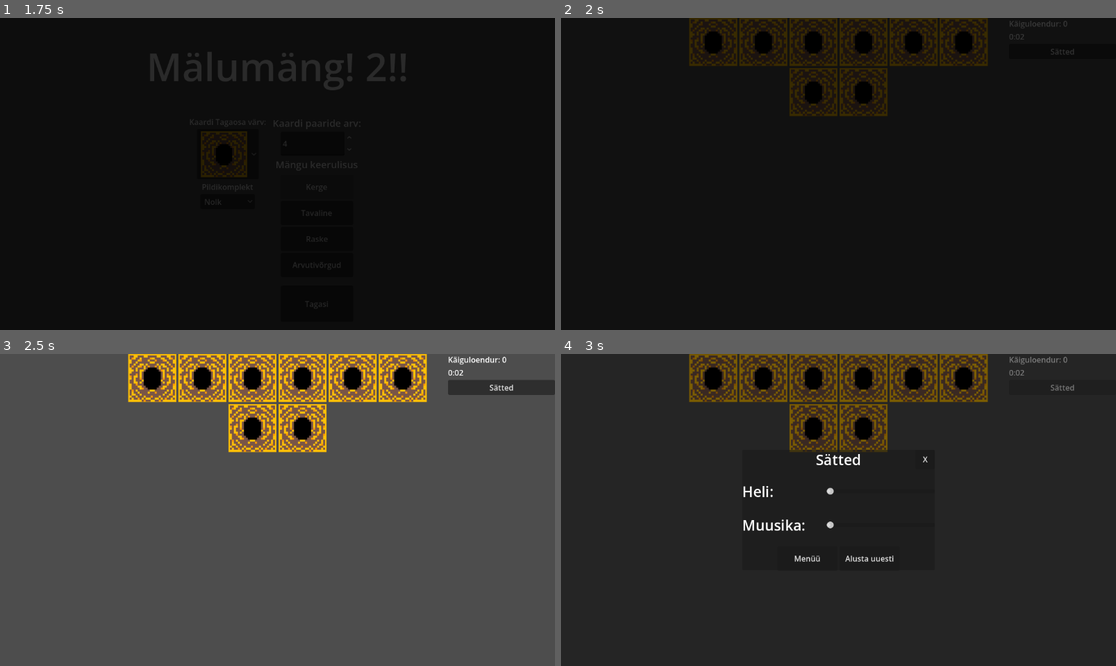
Above: before the commit, frames 1-4 (two rows, left to right).
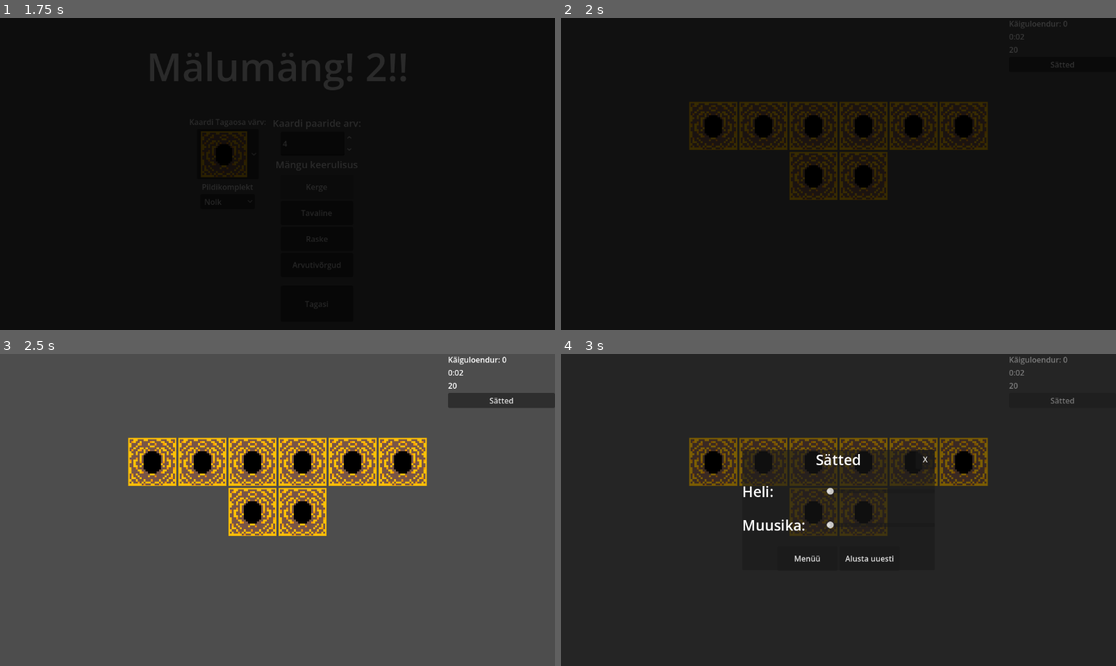
Above: after the commit, the same moments.

Repository: sander-lele/Memory
Game: Godot game, scene res://scenes/game_scenes/title.tscn
The game is run twice, just before and just after one commit, with the same random seed, the same clock (stepped at 60 frames per second) and the same inputs. The engine's default icon, where the game draws it, is replaced by a stand-in: a white triangle on a blue panel in a dark square.
Inputs (mouse positions are in pixels of both pictures, inside the frame that each line leads up to):
- Up to frame 1 (1.75 s): click "Alusta" at 0.5 s; click "Kerge" at 1.25 s
- Up to frame 2 (2 s): no input
- Up to frame 3 (2.5 s): click (149, 378) at 2.02 s
- Up to frame 4 (3 s): click "Sätted" at 2.75 s

Frame 1 is identical in both runs. In frame 2, 7.6% of the frame differs, in the area x 23-93%, y 0-59%; in frame 3, 22%, in the area x 23-100%, y 0-59%; in frame 4, 11%.
Error before the commit: Trying to assign a dictionary of type "Dictionary" to a variable of type "Dictionary[String, Array]". (res://scenes/game_parts/Global.gd:35)

Commit message:
Memory 0.7
There are now events, a lose condition and cats

Diff:
--- a/project.godot
+++ b/project.godot
@@ -22,6 +22,7 @@
 [global_group]
 
 card_button=""
+evil_cat=""
 
 [physics]
 
@@ -29,6 +30,7 @@
 
 [rendering]
 
+textures/canvas_textures/default_texture_filter=0
 rendering_device/driver.windows="d3d12"
 renderer/rendering_method="gl_compatibility"
 renderer/rendering_method.mobile="gl_compatibility"
--- /dev/null
+++ b/scenes/events/evil_cat_spawner.gd
@@ -0,0 +1,18 @@
+extends Node2D
+
+var EvilCatScene = preload("res://scenes/game_parts/evil_cat.tscn")
+
+
+func _on_duration_timeout() -> void:
+	for cat in $Cats.get_children():
+		cat.die()
+	$SpawnInterval.stop()
+	await get_tree().create_timer(5).timeout
+	queue_free()
+
+func _on_spawn_interval_timeout() -> void:
+	var EvilCatInstance : CharacterBody2D = EvilCatScene.instantiate()
+	EvilCatInstance.position = $SpawnPoints.get_child(randi_range(0,3)).position
+	EvilCatInstance.speed = randi_range(180,300)
+	EvilCatInstance.steer_force = randf_range(45,90)
+	$Cats.add_child(EvilCatInstance)
--- /dev/null
+++ b/scenes/events/evil_cat_spawner_long.tscn
@@ -0,0 +1,34 @@
+[gd_scene format=3 uid="uid://d3ed5164ya00e"]
+
+[ext_resource type="Script" uid="uid://bulskp68ry6u6" path="res://scenes/events/evil_cat_spawner.gd" id="1_3cv71"]
+
+[node name="EvilCatSpawnerSwarm" type="Node2D" unique_id=938854887]
+script = ExtResource("1_3cv71")
+
+[node name="Duration" type="Timer" parent="." unique_id=442394229]
+wait_time = 4096.0
+one_shot = true
+autostart = true
+
+[node name="SpawnInterval" type="Timer" parent="." unique_id=538298104]
+wait_time = 30.0
+autostart = true
+
+[node name="SpawnPoints" type="Node2D" parent="." unique_id=110057252]
+
+[node name="SpawnPoint1" type="Marker2D" parent="SpawnPoints" unique_id=153370976]
+position = Vector2(551, -74)
+
+[node name="SpawnPoint2" type="Marker2D" parent="SpawnPoints" unique_id=1777197965]
+position = Vector2(1247, 322)
+
+[node name="SpawnPoint3" type="Marker2D" parent="SpawnPoints" unique_id=1332923789]
+position = Vector2(571, 749)
+
+[node name="SpawnPoint4" type="Marker2D" parent="SpawnPoints" unique_id=372134095]
+position = Vector2(-136, 309)
+
+[node name="Cats" type="Node2D" parent="." unique_id=430850745]
+
+[connection signal="timeout" from="Duration" to="." method="_on_duration_timeout"]
+[connection signal="timeout" from="SpawnInterval" to="." method="_on_spawn_interval_timeout"]
--- /dev/null
+++ b/scenes/events/evil_cat_spawner_swarm.tscn
@@ -0,0 +1,33 @@
+[gd_scene format=3 uid="uid://dkiqhoemokydy"]
+
+[ext_resource type="Script" uid="uid://bulskp68ry6u6" path="res://scenes/events/evil_cat_spawner.gd" id="1_qkjtt"]
+
+[node name="EvilCatSpawnerSwarm" type="Node2D" unique_id=938854887]
+script = ExtResource("1_qkjtt")
+
+[node name="Duration" type="Timer" parent="." unique_id=442394229]
+wait_time = 20.0
+one_shot = true
+autostart = true
+
+[node name="SpawnInterval" type="Timer" parent="." unique_id=538298104]
+autostart = true
+
+[node name="SpawnPoints" type="Node2D" parent="." unique_id=110057252]
+
+[node name="SpawnPoint1" type="Marker2D" parent="SpawnPoints" unique_id=153370976]
+position = Vector2(551, -74)
+
+[node name="SpawnPoint2" type="Marker2D" parent="SpawnPoints" unique_id=1777197965]
+position = Vector2(1247, 322)
+
+[node name="SpawnPoint3" type="Marker2D" parent="SpawnPoints" unique_id=1332923789]
+position = Vector2(571, 749)
+
+[node name="SpawnPoint4" type="Marker2D" parent="SpawnPoints" unique_id=372134095]
+position = Vector2(-136, 309)
+
+[node name="Cats" type="Node2D" parent="." unique_id=430850745]
+
+[connection signal="timeout" from="Duration" to="." method="_on_duration_timeout"]
+[connection signal="timeout" from="SpawnInterval" to="." method="_on_spawn_interval_timeout"]
--- a/scenes/game_parts/Global.gd
+++ b/scenes/game_parts/Global.gd
@@ -6,7 +6,8 @@
 var CardPictureSet : String = ""
 #This stores the data of the diffrent difficulties. From left to right:
 #Time, Drawcount, Number of card pairs
-var BestTime : Dictionary[String,Array] = {
+#Note all the values have to be floats. I guess GDscript is not a fan of arrays of diffrent value types
+var BestTime : Dictionary = {
 "Easy":[0.0,0,0],
 "Normal":[0.0,0,0],
 "Hard":[0.0,0,0],
@@ -15,7 +16,7 @@
 
 func NewBestTime(GameTime : float,DrawCount : int):
 	var CurrentDiffTime = BestTime[GameDifficulty]
-	if CurrentDiffTime == [0.0,0,0]:
+	if CurrentDiffTime == [0.0,0.0,0.0]:
 		BestTime[GameDifficulty] = [GameTime, DrawCount,CardPairCount]
 	elif CurrentDiffTime[0] > GameTime or CurrentDiffTime[1] > DrawCount or CurrentDiffTime[2] > CardPairCount:
 		BestTime[GameDifficulty] = [GameTime, DrawCount,CardPairCount]
@@ -31,5 +32,7 @@
 
 func load_from_file():
 	var file = FileAccess.open("res://save_game.dat", FileAccess.READ)
-	var content = file.get_as_text()
-	BestTime = JSON.parse_string(content) as Dictionary[String, Array]
+	if file != null:
+		var content = file.get_as_text()
+		var parsed_dict = JSON.parse_string(content)
+		BestTime = parsed_dict as Dictionary[String, Array]
--- /dev/null
+++ b/scenes/game_parts/event_spawner.gd
@@ -0,0 +1,11 @@
+extends Node2D
+
+@export var Events : Array[PackedScene]
+var Difficulty : String = Global.GameDifficulty
+
+func _ready() -> void:
+	_on_event_timer_timeout()
+
+func _on_event_timer_timeout() -> void:
+	var EventInstance = Events[1].instantiate()
+	add_child(EventInstance)
--- /dev/null
+++ b/scenes/game_parts/evil_cat.gd
@@ -0,0 +1,29 @@
+extends CharacterBody2D
+
+@export var speed = 180
+@export var steer_force = 45.0
+
+var acceleration : Vector2 = Vector2.ZERO
+var angle : float = 0
+
+func seek():
+	var steer : Vector2 = Vector2.ZERO
+	var desired : Vector2 = (get_global_mouse_position() - global_position).normalized() * speed
+	steer = (desired - velocity).normalized() * steer_force
+	return steer
+
+func _physics_process(delta):
+	acceleration += seek()
+	velocity += acceleration * delta
+	velocity = velocity.limit_length(speed)
+	angle = velocity.angle()
+	position += velocity * delta
+
+func die():
+	$CPUParticles2D.emitting = false
+	$DeadParticle.emitting = true
+	$Sprite2D.visible = false
+	$CollisionShape2D.set_deferred("disabled",true)
+
+func _on_cpu_particles_2d_finished() -> void:
+	queue_free()
--- /dev/null
+++ b/scenes/game_parts/evil_cat.tscn
@@ -0,0 +1,50 @@
+[gd_scene format=3 uid="uid://daywy1unfjjsx"]
+
+[ext_resource type="Script" uid="uid://dwxqpcmkalfs7" path="res://scenes/game_parts/evil_cat.gd" id="1_s8fjv"]
+[ext_resource type="Texture2D" uid="uid://bj6w7c284n4df" path="res://assets/game_assets/evil_cat.png" id="2_yg77o"]
+[ext_resource type="Texture2D" uid="uid://po568gs7gcer" path="res://assets/game_assets/evil_cat_hurt.png" id="3_yg77o"]
+
+[sub_resource type="Curve" id="Curve_yg77o"]
+_data = [Vector2(0, 1), 0.0, 0.0, 0, 0, Vector2(1, 0), 0.0, 0.0, 0, 0]
+point_count = 2
+
+[sub_resource type="Gradient" id="Gradient_hc3rm"]
+offsets = PackedFloat32Array(0.012345679, 1)
+colors = PackedColorArray(0.27022192, 0.27022192, 0.2702219, 1, 0, 0, 0, 0)
+
+[sub_resource type="RectangleShape2D" id="RectangleShape2D_s8fjv"]
+size = Vector2(24, 22)
+
+[node name="EvilCat" type="CharacterBody2D" unique_id=1307475936 groups=["evil_cat"]]
+input_pickable = true
+script = ExtResource("1_s8fjv")
+speed = 300
+steer_force = 90.0
+
+[node name="CPUParticles2D" type="CPUParticles2D" parent="." unique_id=1501551286]
+texture = ExtResource("2_yg77o")
+gravity = Vector2(0, 0)
+scale_amount_curve = SubResource("Curve_yg77o")
+color_ramp = SubResource("Gradient_hc3rm")
+
+[node name="Sprite2D" type="Sprite2D" parent="." unique_id=2068158848]
+texture = ExtResource("2_yg77o")
+
+[node name="CollisionShape2D" type="CollisionShape2D" parent="." unique_id=1483004705]
+position = Vector2(0, 2)
+shape = SubResource("RectangleShape2D_s8fjv")
+
+[node name="DeadParticle" type="CPUParticles2D" parent="." unique_id=1214046223]
+emitting = false
+amount = 1
+texture = ExtResource("3_yg77o")
+lifetime = 10.0
+one_shot = true
+direction = Vector2(0, -1)
+spread = 12.0
+initial_velocity_min = 772.28
+initial_velocity_max = 772.28
+angular_velocity_min = 456.23
+angular_velocity_max = 584.55
+
+[connection signal="finished" from="DeadParticle" to="." method="_on_cpu_particles_2d_finished"]
--- /dev/null
+++ b/scenes/game_parts/player_hit_box.gd
@@ -0,0 +1,18 @@
+extends Area2D
+
+signal end_game
+
+var Hp : int = 20
+
+func _process(_delta: float) -> void:
+	position = get_global_mouse_position()
+
+
+func _on_body_entered(body: Node2D) -> void:
+	if body.is_in_group("evil_cat"):
+		Hp -= 1
+		$AnimationPlayer.play("hit")
+	Hp = clamp(Hp,0,20)
+	if Hp == 0:
+		$CollisionShape2D.set_deferred("disabled",true)
+		emit_signal("end_game")
--- a/scenes/game_scenes/main.gd
+++ b/scenes/game_scenes/main.gd
@@ -48,6 +48,7 @@
 		GameTimeSeconds += delta
 		$VBoxContainer/InfoPanel/Time.text = Global.convert_seconds_to_time(GameTimeSeconds)
 		$VBoxContainer/InfoPanel/DrawCount.text = "Käiguloendur: "+str(DrawCount)
+		$VBoxContainer/InfoPanel/Hp.text = str($PlayerHitBox.Hp)
 	match(CurrentState):
 		GameState.Pick:
 			if AllCardsCorrect.size() == get_tree().get_nodes_in_group("card_button").size():
@@ -102,7 +103,6 @@
 func game_done():
 	Global.NewBestTime(GameTimeSeconds,DrawCount)
 	Global.save_to_file()
-	Global.load_from_file()
 	$Done/Panel/VBoxContainer/Time.text = "Aeg: "+Global.convert_seconds_to_time(GameTimeSeconds)
 	$Done/Panel/VBoxContainer/Count.text = "Käiguloendur: "+str(DrawCount)
 	$Done/Panel/VBoxContainer/Diff.text = "Keerulisus: "+str(Global.GameDifficulty)
@@ -126,3 +126,7 @@
 			get_tree().change_scene_to_file("res://scenes/game_scenes/title.tscn")
 		"retry":
 			get_tree().reload_current_scene()
+
+
+func _on_player_hit_box_end_game() -> void:
+	$AnimationPlayer.play("lose")
--- a/scenes/game_scenes/main.tscn
+++ b/scenes/game_scenes/main.tscn
@@ -9,6 +9,10 @@
 [ext_resource type="Texture2D" uid="uid://lrgrhy4sfvak" path="res://assets/card_pictures/weezer.jpg" id="7_v2lb8"]
 [ext_resource type="Texture2D" uid="uid://dvvqa2htebh2j" path="res://assets/card_pictures/shrek.png" id="8_i0f2d"]
 [ext_resource type="PackedScene" uid="uid://cabmam4m15l4m" path="res://scenes/game_parts/Settings.tscn" id="9_v2lb8"]
+[ext_resource type="Script" uid="uid://cmdqcjyuy5buc" path="res://scenes/game_parts/player_hit_box.gd" id="10_aer0h"]
+[ext_resource type="Script" uid="uid://sdav2tohyfxo" path="res://scenes/game_parts/event_spawner.gd" id="11_xwguh"]
+[ext_resource type="PackedScene" uid="uid://d3ed5164ya00e" path="res://scenes/events/evil_cat_spawner_long.tscn" id="12_8lrqr"]
+[ext_resource type="PackedScene" uid="uid://dkiqhoemokydy" path="res://scenes/events/evil_cat_spawner_swarm.tscn" id="12_keeay"]
 
 [sub_resource type="Animation" id="Animation_p38y8"]
 length = 0.001
@@ -117,6 +121,46 @@
 "values": [Vector2(1152, 648), Vector2(0, 0)]
 }
 
+[sub_resource type="Animation" id="Animation_xwguh"]
+resource_name = "lose"
+length = 2.0
+tracks/0/type = "value"
+tracks/0/imported = false
+tracks/0/enabled = true
+tracks/0/path = NodePath("Lose:color")
+tracks/0/interp = 1
+tracks/0/loop_wrap = true
+tracks/0/keys = {
+"times": PackedFloat32Array(0, 2),
+"transitions": PackedFloat32Array(-2, 1),
+"update": 0,
+"values": [Color(0, 0, 0, 0), Color(0, 0, 0, 1)]
+}
+tracks/1/type = "value"
+tracks/1/imported = false
+tracks/1/enabled = true
+tracks/1/path = NodePath("Lose/Panel:position")
+tracks/1/interp = 1
+tracks/1/loop_wrap = true
+tracks/1/keys = {
+"times": PackedFloat32Array(0, 2),
+"transitions": PackedFloat32Array(-2, 1),
+"update": 0,
+"values": [Vector2(426, -310), Vector2(426, 174)]
+}
+tracks/2/type = "value"
+tracks/2/imported = false
+tracks/2/enabled = true
+tracks/2/path = NodePath("Lose:size")
+tracks/2/interp = 1
+tracks/2/loop_wrap = true
+tracks/2/keys = {
+"times": PackedFloat32Array(0, 0.0073553706),
+"transitions": PackedFloat32Array(1, 1),
+"update": 0,
+"values": [Vector2(0, 0), Vector2(1152, 648)]
+}
+
 [sub_resource type="Animation" id="Animation_ghc04"]
 resource_name = "menu"
 length = 0.5
@@ -178,12 +222,53 @@
 &"RESET": SubResource("Animation_p38y8"),
 &"done": SubResource("Animation_v2lb8"),
 &"fade_in": SubResource("Animation_dh03o"),
+&"lose": SubResource("Animation_xwguh"),
 &"menu": SubResource("Animation_ghc04"),
 &"retry": SubResource("Animation_n3xjg")
 }
 
 [sub_resource type="LabelSettings" id="LabelSettings_aer0h"]
 font_size = 36
+
+[sub_resource type="RectangleShape2D" id="RectangleShape2D_c633f"]
+size = Vector2(8, 8)
+
+[sub_resource type="Animation" id="Animation_aer0h"]
+length = 0.001
+tracks/0/type = "value"
+tracks/0/imported = false
+tracks/0/enabled = true
+tracks/0/path = NodePath("CollisionShape2D:disabled")
+tracks/0/interp = 1
+tracks/0/loop_wrap = true
+tracks/0/keys = {
+"times": PackedFloat32Array(0),
+"transitions": PackedFloat32Array(1),
+"update": 1,
+"values": [false]
+}
+
+[sub_resource type="Animation" id="Animation_c633f"]
+resource_name = "hit"
+length = 3.0
+tracks/0/type = "value"
+tracks/0/imported = false
+tracks/0/enabled = true
+tracks/0/path = NodePath("CollisionShape2D:disabled")
+tracks/0/interp = 1
+tracks/0/loop_wrap = true
+tracks/0/keys = {
+"times": PackedFloat32Array(0, 3),
+"transitions": PackedFloat32Array(1, 1),
+"update": 1,
+"values": [true, false]
+}
+
+[sub_resource type="AnimationLibrary" id="AnimationLibrary_xwguh"]
+_data = {
+&"RESET": SubResource("Animation_aer0h"),
+&"hit": SubResource("Animation_c633f")
+}
 
 [node name="Main" type="Control" unique_id=564139180]
 process_mode = 1
@@ -213,11 +298,13 @@
 layout_mode = 2
 size_flags_horizontal = 3
 
-[node name="CardHolder" type="HFlowContainer" parent="VBoxContainer" unique_id=7055241]
+[node name="CardHolder" type="HFlowContainer" parent="VBoxContainer" unique_id=966604716]
 custom_minimum_size = Vector2(700, 300)
 layout_mode = 2
 size_flags_horizontal = 4
+size_flags_vertical = 4
 alignment = 1
+last_wrap_alignment = 2
 
 [node name="InfoPanel" type="VBoxContainer" parent="VBoxContainer" unique_id=299646215]
 custom_minimum_size = Vector2(0, 100)
@@ -228,6 +315,9 @@
 layout_mode = 2
 
 [node name="Time" type="Label" parent="VBoxContainer/InfoPanel" unique_id=1179895374]
+layout_mode = 2
+
+[node name="Hp" type="Label" parent="VBoxContainer/InfoPanel" unique_id=1976391522]
 layout_mode = 2
 
 [node name="Settings" type="Button" parent="VBoxContainer/InfoPanel" unique_id=1653316514]
@@ -251,6 +341,14 @@
 grow_horizontal = 2
 grow_vertical = 2
 color = Color(0, 0, 0, 0)
+
+[node name="EventSpawner" type="Node2D" parent="." unique_id=998449172]
+script = ExtResource("11_xwguh")
+Events = Array[PackedScene]([ExtResource("12_keeay"), ExtResource("12_8lrqr")])
+
+[node name="EventTimer" type="Timer" parent="EventSpawner" unique_id=572161567]
+wait_time = 30.0
+autostart = true
 
 [node name="Done" type="ColorRect" parent="." unique_id=1520138625]
 layout_mode = 1
@@ -325,7 +423,87 @@
 layout_mode = 2
 text = "Alusta uuesti"
 
+[node name="Lose" type="ColorRect" parent="." unique_id=595741085]
+layout_mode = 1
+anchors_preset = 15
+anchor_right = 1.0
+anchor_bottom = 1.0
+offset_right = -1152.0
+offset_bottom = -648.0
+grow_horizontal = 2
+grow_vertical = 2
+color = Color(0, 0, 0, 0)
+
+[node name="Panel" type="Panel" parent="Lose" unique_id=539209338]
+custom_minimum_size = Vector2(300, 300)
+layout_mode = 1
+anchors_preset = 8
+anchor_left = 0.5
+anchor_top = 0.5
+anchor_right = 0.5
+anchor_bottom = 0.5
+offset_left = -150.0
+offset_top = -634.0
+offset_right = 150.0
+offset_bottom = -333.99997
+grow_horizontal = 2
+grow_vertical = 2
+
+[node name="VBoxContainer" type="VBoxContainer" parent="Lose/Panel" unique_id=1500191434]
+layout_mode = 1
+anchors_preset = 15
+anchor_right = 1.0
+anchor_bottom = 1.0
+grow_horizontal = 2
+grow_vertical = 2
+theme_override_constants/separation = 20
+alignment = 1
+
+[node name="Title" type="Label" parent="Lose/Panel/VBoxContainer" unique_id=941035198]
+layout_mode = 2
+text = "Sa Kaotasid"
+label_settings = SubResource("LabelSettings_aer0h")
+horizontal_alignment = 1
+vertical_alignment = 1
+
+[node name="Time" type="Label" parent="Lose/Panel/VBoxContainer" unique_id=856235429]
+custom_minimum_size = Vector2(0, 108)
+layout_mode = 2
+text = "Tatt"
+horizontal_alignment = 1
+vertical_alignment = 1
+
+[node name="HBoxContainer" type="HBoxContainer" parent="Lose/Panel/VBoxContainer" unique_id=25699571]
+custom_minimum_size = Vector2(0, 50)
+layout_mode = 2
+alignment = 1
+
+[node name="Menu" type="Button" parent="Lose/Panel/VBoxContainer/HBoxContainer" unique_id=1252105533]
+custom_minimum_size = Vector2(125, 0)
+layout_mode = 2
+text = "Menüü"
+
+[node name="Retry" type="Button" parent="Lose/Panel/VBoxContainer/HBoxContainer" unique_id=427428621]
+custom_minimum_size = Vector2(125, 0)
+layout_mode = 2
+text = "Alusta uuesti"
+
+[node name="PlayerHitBox" type="Area2D" parent="." unique_id=137610791]
+script = ExtResource("10_aer0h")
+
+[node name="CollisionShape2D" type="CollisionShape2D" parent="PlayerHitBox" unique_id=544562058]
+position = Vector2(4, 4)
+shape = SubResource("RectangleShape2D_c633f")
+
+[node name="AnimationPlayer" type="AnimationPlayer" parent="PlayerHitBox" unique_id=627942224]
+libraries/ = SubResource("AnimationLibrary_xwguh")
+
 [connection signal="pressed" from="VBoxContainer/InfoPanel/Settings" to="." method="_on_settings_pressed"]
 [connection signal="animation_finished" from="AnimationPlayer" to="." method="_on_animation_player_animation_finished"]
+[connection signal="timeout" from="EventSpawner/EventTimer" to="EventSpawner" method="_on_event_timer_timeout"]
 [connection signal="pressed" from="Done/Panel/VBoxContainer/HBoxContainer/Menu" to="." method="_on_menu_pressed"]
 [connection signal="pressed" from="Done/Panel/VBoxContainer/HBoxContainer/Retry" to="." method="_on_retry_pressed"]
+[connection signal="pressed" from="Lose/Panel/VBoxContainer/HBoxContainer/Menu" to="." method="_on_menu_pressed"]
+[connection signal="pressed" from="Lose/Panel/VBoxContainer/HBoxContainer/Retry" to="." method="_on_retry_pressed"]
+[connection signal="body_entered" from="PlayerHitBox" to="PlayerHitBox" method="_on_body_entered"]
+[connection signal="end_game" from="PlayerHitBox" to="." method="_on_player_hit_box_end_game"]
--- a/scenes/game_scenes/title.gd
+++ b/scenes/game_scenes/title.gd
@@ -10,7 +10,8 @@
 	for Diff : String in Global.BestTime.keys():
 		var ScoreRow = get_node("Vbox/ButtonSets/BestScore/VBox/"+str(Diff))
 		ScoreRow.get_child(3).text = Global.convert_seconds_to_time(Global.BestTime[Diff][0])
-		ScoreRow.get_child(5).text = str(Global.BestTime[Diff][1])
+		ScoreRow.get_child(5).text = str(int(Global.BestTime[Diff][1]))
+		ScoreRow.get_child(7).text = str(int(Global.BestTime[Diff][2]))
 
 func _on_play_button_pressed() -> void:
 	$Vbox/ButtonSets/Start.visible = false
@@ -36,6 +37,7 @@
 	Global.GameDifficulty = source.name
 	Global.CardPairCount = $Vbox/ButtonSets/Play/Buttons/PairCount.value
 	Global.CardBackImage = $Vbox/ButtonSets/Play/CardSettings/ColorOption.get_item_icon($Vbox/ButtonSets/Play/CardSettings/ColorOption.selected)
+	Global.CardPictureSet = $Vbox/ButtonSets/Play/CardSettings/PictureOption.get_item_text($Vbox/ButtonSets/Play/CardSettings/PictureOption.selected)
 	$AnimationPlayer.play("game")
 
 
--- a/scenes/game_scenes/title.tscn
+++ b/scenes/game_scenes/title.tscn
@@ -233,7 +233,6 @@
 size_flags_horizontal = 4
 min_value = 2.0
 max_value = 16.0
-step = 2.0
 value = 4.0
 
 [node name="DiffLable" type="Label" parent="Vbox/ButtonSets/Play/Buttons" unique_id=289093732]
@@ -350,6 +349,14 @@
 layout_mode = 2
 text = "0"
 
+[node name="PairText" type="Label" parent="Vbox/ButtonSets/BestScore/VBox/Easy" unique_id=166120613]
+layout_mode = 2
+text = "Kaardi paaride arv: "
+
+[node name="PairResult" type="Label" parent="Vbox/ButtonSets/BestScore/VBox/Easy" unique_id=953006267]
+layout_mode = 2
+text = "0"
+
 [node name="Normal" type="HBoxContainer" parent="Vbox/ButtonSets/BestScore/VBox" unique_id=1880261370]
 custom_minimum_size = Vector2(0, 50)
 layout_mode = 2
@@ -381,6 +388,14 @@
 layout_mode = 2
 text = "0"
 
+[node name="PairText" type="Label" parent="Vbox/ButtonSets/BestScore/VBox/Normal" unique_id=587756002]
+layout_mode = 2
+text = "Kaardi paaride arv: "
+
+[node name="PairResult" type="Label" parent="Vbox/ButtonSets/BestScore/VBox/Normal" unique_id=242327145]
+layout_mode = 2
+text = "0"
+
 [node name="Hard" type="HBoxContainer" parent="Vbox/ButtonSets/BestScore/VBox" unique_id=1774081023]
 custom_minimum_size = Vector2(0, 50)
 layout_mode = 2
@@ -412,6 +427,14 @@
 layout_mode = 2
 text = "0"
 
+[node name="PairText" type="Label" parent="Vbox/ButtonSets/BestScore/VBox/Hard" unique_id=997571335]
+layout_mode = 2
+text = "Kaardi paaride arv: "
+
+[node name="PairResult" type="Label" parent="Vbox/ButtonSets/BestScore/VBox/Hard" unique_id=475518567]
+layout_mode = 2
+text = "0"
+
 [node name="Hell" type="HBoxContainer" parent="Vbox/ButtonSets/BestScore/VBox" unique_id=1694099363]
 custom_minimum_size = Vector2(0, 50)
 layout_mode = 2
@@ -440,6 +463,14 @@
 text = "Käiguloendur: "
 
 [node name="DrawResult" type="Label" parent="Vbox/ButtonSets/BestScore/VBox/Hell" unique_id=281360634]
+layout_mode = 2
+text = "0"
+
+[node name="PairText" type="Label" parent="Vbox/ButtonSets/BestScore/VBox/Hell" unique_id=678922330]
+layout_mode = 2
+text = "Kaardi paaride arv: "
+
+[node name="PairResult" type="Label" parent="Vbox/ButtonSets/BestScore/VBox/Hell" unique_id=4076057]
 layout_mode = 2
 text = "0"
 
Binary file added: assets/game_assets/evil_cat.png
Not shown, added: assets/game_assets/evil_cat.png.import
Binary file added: assets/game_assets/evil_cat_hurt.png
Not shown, added: assets/game_assets/evil_cat_hurt.png.import
Not shown, changed: save_game.dat
Not shown, added: scenes/events/evil_cat_spawner.gd.uid
Not shown, added: scenes/game_parts/event_spawner.gd.uid
Not shown, added: scenes/game_parts/evil_cat.gd.uid
Not shown, added: scenes/game_parts/player_hit_box.gd.uid
